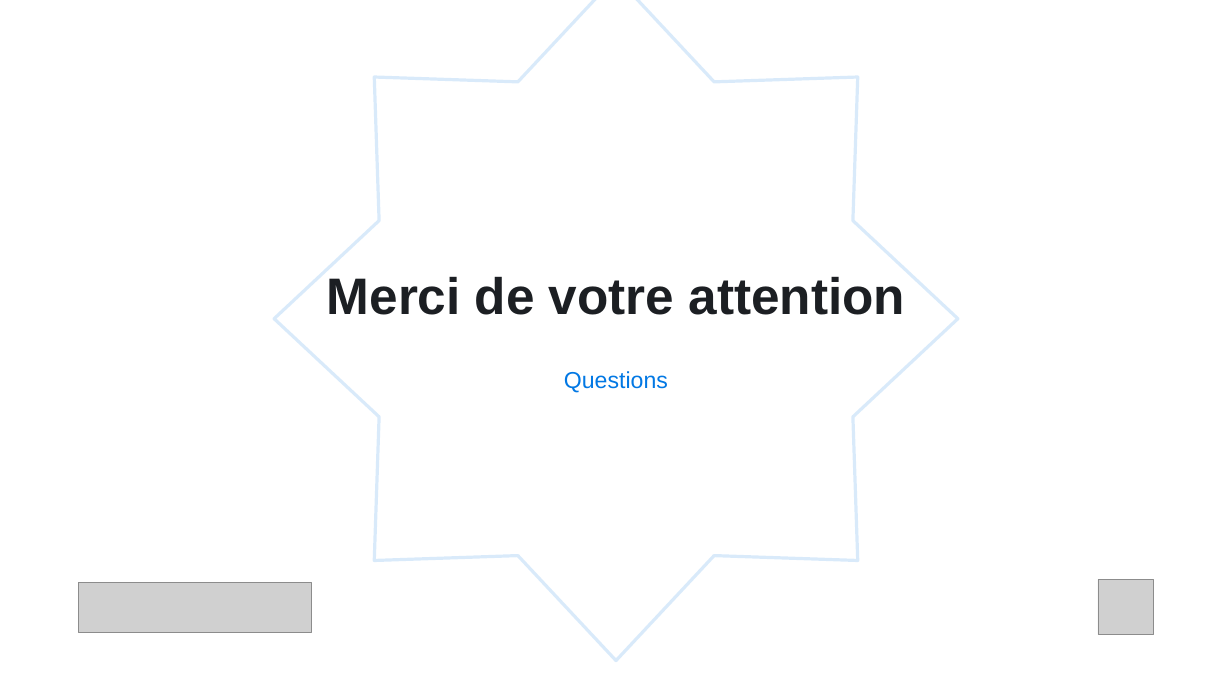
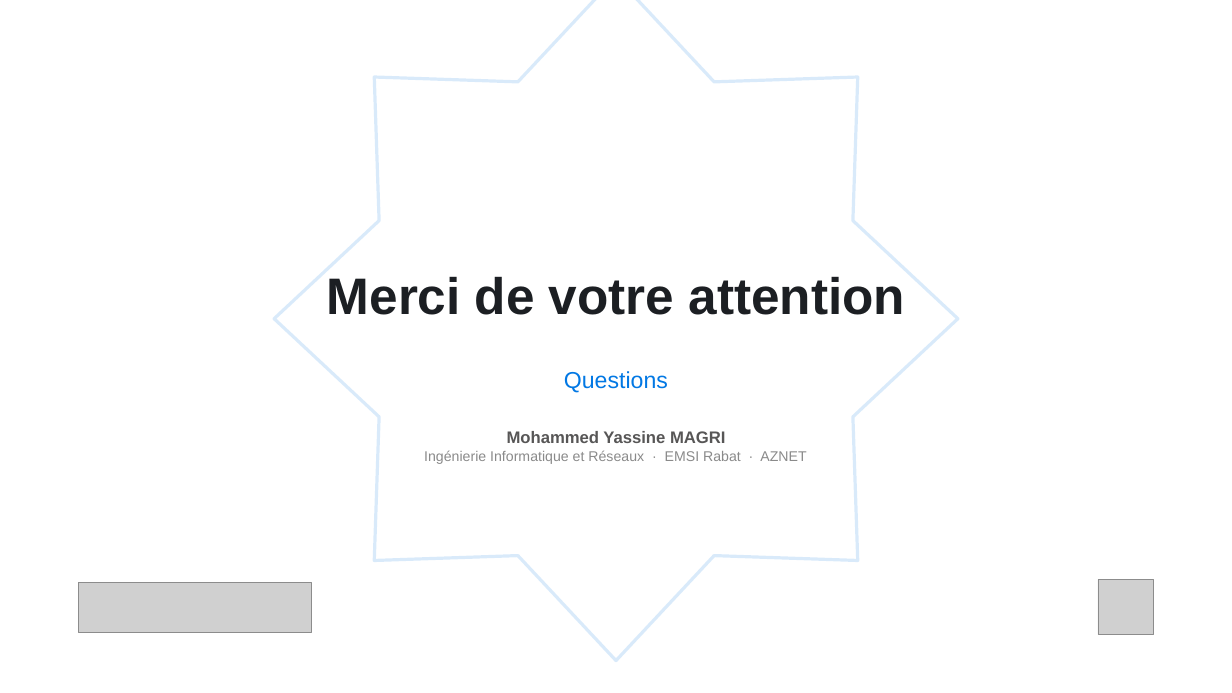
Before and after one commit to yassine808/PFE-aznet, a slide deck: slide 31 of Pres+report/Soutenance-PFE.pptx (slide 30 before the commit). Drawn at 1232x693 pixels with LibreOffice and Linux fonts; fonts in the diff are those of the drawing; grey boxes stand for pictures. Boxes give left, top, right and bottom in pixels: in the first picture for what was removed or moved away, otherwise in the second. Text is boxed around its words. In the diff, an @@ line names an element or a change of style, - is before the commit and + after.

```diff
--- a/Pres+report/Soutenance-PFE.pptx
+++ b/Pres+report/Soutenance-PFE.pptx
@@ text added at bbox=[424, 431, 806, 464], 11 pt, text #8A8A8A @@
+Mohammed Yassine MAGRI
+Ingénierie Informatique et Réseaux · EMSI Rabat · AZNET
```
Also in this commit, not shown: 36 other slides changed, 1 slide added, 1 other file.
